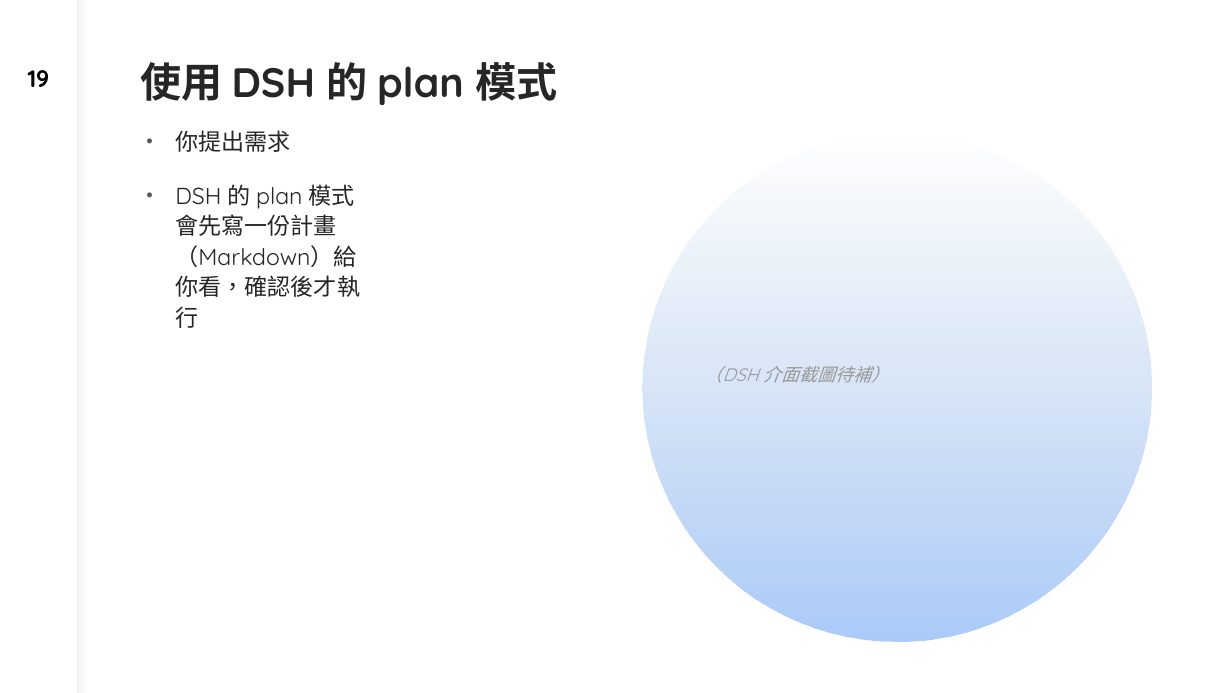
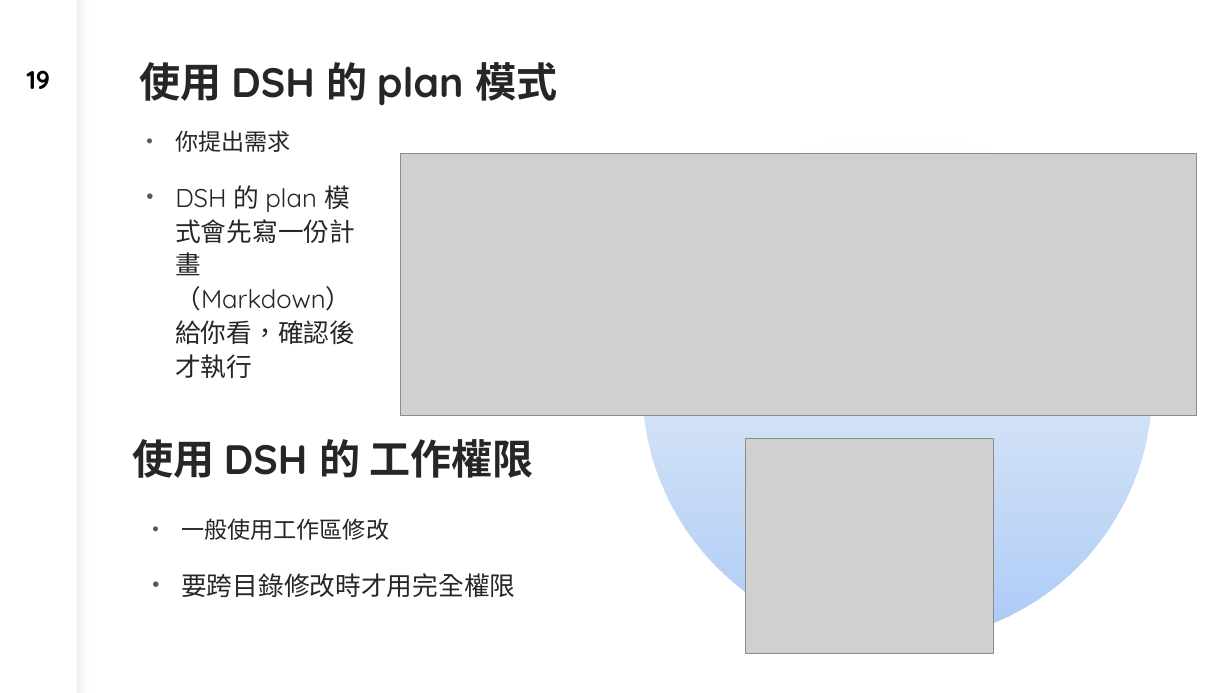
Before and after one commit to dinchentech/tw-selfselect, a slide deck: slide 19 of plans/ppt/TW-SELFSELECT台股買賣自動化系統-W3-講稿版.pptx. Drawn at 1232x693 pixels with LibreOffice and Linux fonts; fonts in the diff are those of the drawing; grey boxes stand for pictures. Boxes give left, top, right and bottom in pixels: in the first picture for what was removed or moved away, otherwise in the second. Text is boxed around its words. In the diff, an @@ line names an element or a change of style, - is before the commit and + after.

```diff
--- a/plans/ppt/TW-SELFSELECT台股買賣自動化系統-W3-講稿版.pptx
+++ b/plans/ppt/TW-SELFSELECT台股買賣自動化系統-W3-講稿版.pptx
@@ page number at (27, 70, 50, 89): size 18.5 to 20 pt; line spacing 0.8 to 0.9 @@
@@ picture added at (400, 153, 1197, 416) @@
@@ text at (175, 185, 355, 378): size 18 to 20 pt in "DSH 的 plan 模式會先寫一份計畫（Markdown）給你看，確認後才執行" @@
@@ text removed at (705, 366, 890, 383) @@
-（DSH 介面截圖待補）
@@ text added at (132, 439, 533, 478), 32 pt, text #262626, bold @@
+使用 DSH 的 工作權限
@@ picture added at (745, 439, 994, 653) @@
@@ text added at (181, 518, 515, 597), 20 pt, text #262626 @@
+• 一般使用工作區修改
+• 要跨目錄修改時才用完全權限
```
Also in this commit, not shown: 9 other slides changed, 1 slide removed, 1 other file.
